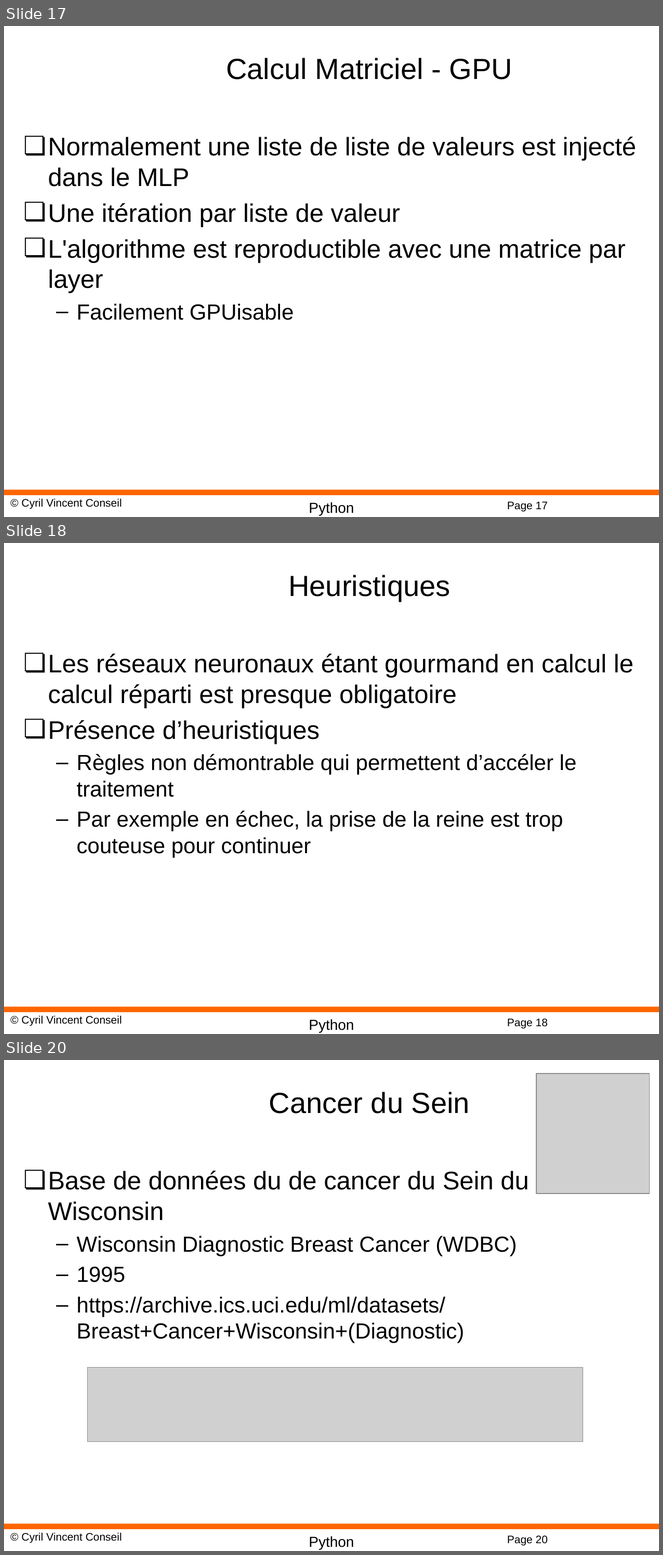
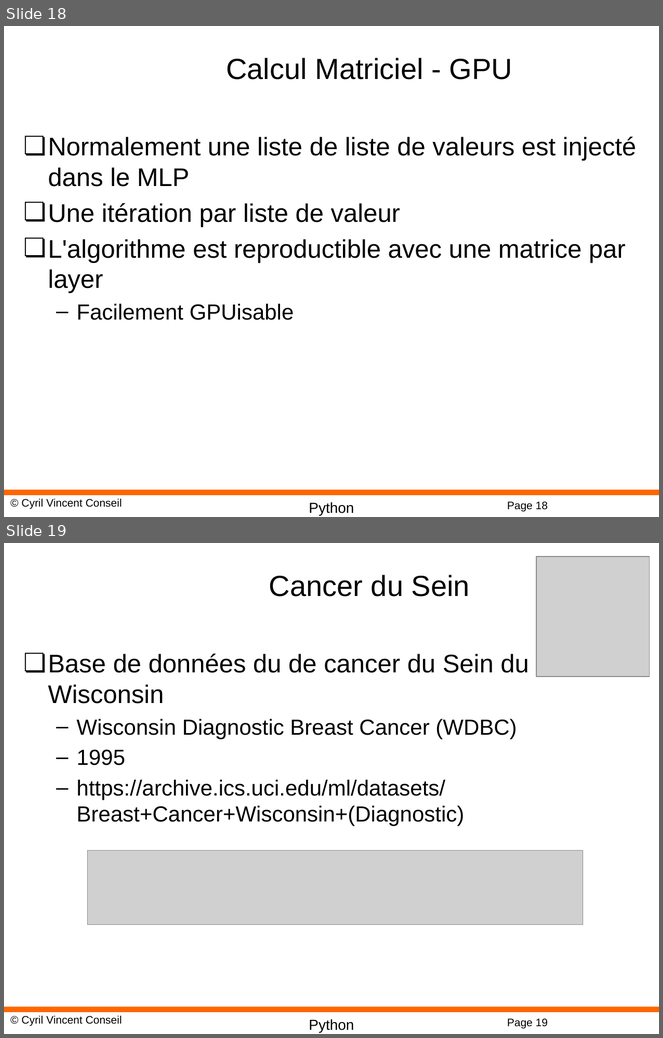
Before and after one commit to cyrilvincent/ML, a slide deck: PPT/MachineLearning18-NeuralNetwork.pptx. Shown one above the other, each under a label of ours: slides 17, 18 and 20 before the commit, slides 18 and 19 after it; the slides between them are not shown. The pictures are 663x1555 and 663x1038 pixels, drawn with LibreOffice and Linux fonts; fonts in the diff are those of the drawing; grey boxes stand for pictures; background and template pictures are left out. Boxes give left, top, right and bottom in pixels: in the first picture for what was removed or moved away, otherwise in the second. Text is boxed around its words. In the diff, an @@ line names an element or a change of style, - is before the commit and + after.

```diff
--- a/PPT/MachineLearning18-NeuralNetwork.pptx
+++ b/PPT/MachineLearning18-NeuralNetwork.pptx
@@ slide 18 removed at (4,543,659,1034), background #FFFFFF; not listed: 4 template elements that a slide beside it also shows @@
@@ title removed at (288,575,450,602) @@
-Heuristiques
@@ text removed at (48,654,634,858) @@
-❏ Les réseaux neuronaux étant gourmand en calcul le calcul réparti est presque obligatoire
-❏ Présence d’heuristiques
-  – Règles non démontrable qui permettent d’accéler le traitement
-  – Par exemple en échec, la prise de la reine est trop couteuse pour continuer
@@ what was slide 17 is now slide 18 @@
@@ page number at (507,502,548,512): text changed @@
-Page 17
+Page 18
@@ what was slide 20 is now slide 19 @@
@@ page number at (507,1019,548,1029): text changed @@
-Page 20
+Page 19
```
Also in this commit, not shown: 1 slide added, 2 other slides removed, 15 other files.
